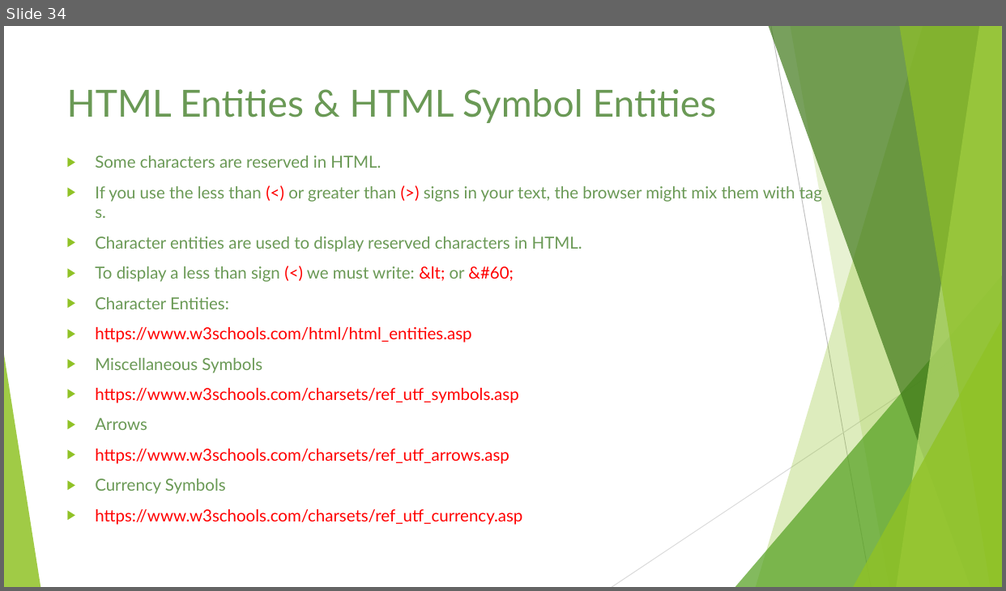
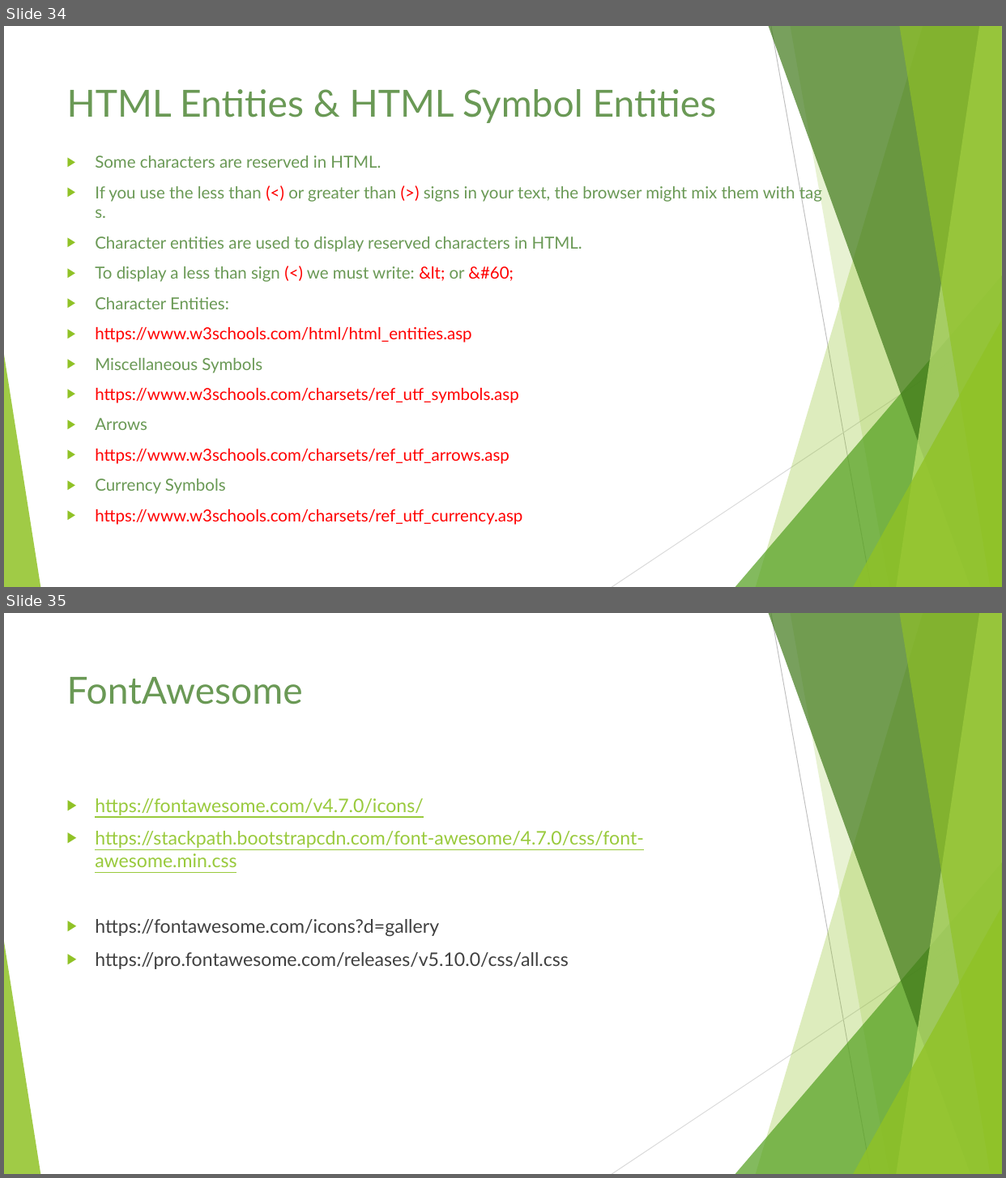
Before and after one commit to ameysawant/webdesigncourse, a slide deck: Web Design Course.pptx. Shown one above the other, each under a label of ours: slide 34 before the commit, slides 34 and 35 after it. The pictures are 1006x591 and 1006x1178 pixels, drawn with LibreOffice and Linux fonts; fonts in the diff are those of the drawing. Boxes give left, top, right and bottom in pixels: in the first picture for what was removed or moved away, otherwise in the second. Text is boxed around its words. In the diff, an @@ line names an element or a change of style, - is before the commit and + after.

```diff
--- a/Web Design Course.pptx
+++ b/Web Design Course.pptx
@@ slide 35 added at (4,613,1002,1174), background #FFFFFF; not listed: 10 template elements that a slide beside it also shows @@
@@ title added at (67,677,303,705), 36 pt, text #6A9955 @@
+FontAwesome
@@ text added at (95,798,644,969), 18 pt, text #99CA3C, underline @@
+▶ https://fontawesome.com/v4.7.0/icons/
+▶ https://stackpath.bootstrapcdn.com/font-awesome/4.7.0/css/font-awesome.min.css
+▶ https://fontawesome.com/icons?d=gallery
+▶ https://pro.fontawesome.com/releases/v5.10.0/css/all.css
```
Also in this commit, not shown: 14 other files.
